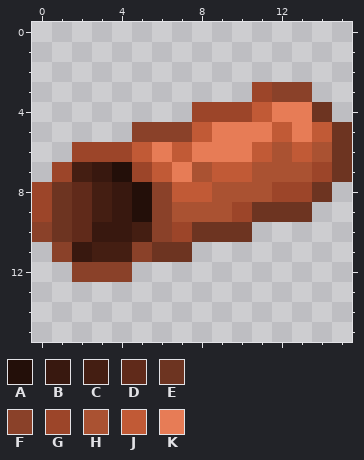
One commit to this pixel-art sprite: Versandordner/Unsortiert/block_items/copper_pipe.png. Above is the file before it was changed.
The file is 16x16 pixels. Colours within 5 levels of each other are drawn and written as one.
Palette (. is transparent): A #230f09  B #38180f  C #441e12  D #602a1a  E #6d3421  F #8a4129  G #9c4529  H #aa5232  J #c15a36  K #e77c56
Pixels before, first column x 0:
 3 ...........GFF..
 4 ........GGGJKKE.
 5 .....FFFJKKKJKJE
 6 ..GGGJKJKKKJHJHE
 7 .GCBAGJKHJJHHHGE
 8 GEDCBAFJJHHHGGE.
 9 GEDCBAFHHHGEEE..
10 FEDBBCFGEEE.....
11 .FBCCFEE........
12 ..FFF...........
And afterwards:
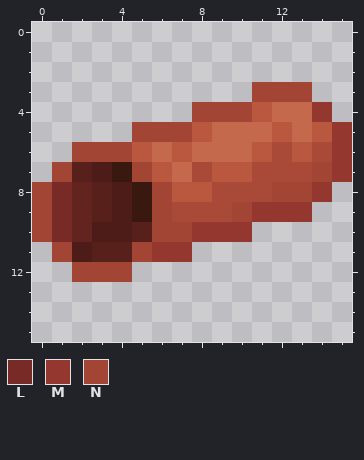
Colours new in this view: L #782b26  M #94372e  N #a24535
Changes in this commit:
colour A: #230f09 -> #38180f
colour B: #38180f -> #4d1c18
colour C: #441e12 -> #57201b
colour D: #602a1a -> #63241f
colour H: #aa5232 -> #a94a38
colour J: #c15a36 -> #b9583e
colour K: #e77c56 -> #c4694b
Changed rows in their new state; - is a pixel that keeps its letter.
first column x 0:
 3 -----------NNN--
 4 --------NNN---M-
 5 -----NNN-------M
 6 --NNN----------M
 7 -N---N--------NM
 8 NL----N-----NNM-
 9 NL----N---NMMM--
10 NL----NNMMM-----
11 -N---NMM--------
12 --NNN-----------
Boxes around the changes in both pictures, in picture pixels (x1, y1, x2, y2):
changed: (32, 82, 352, 282)
